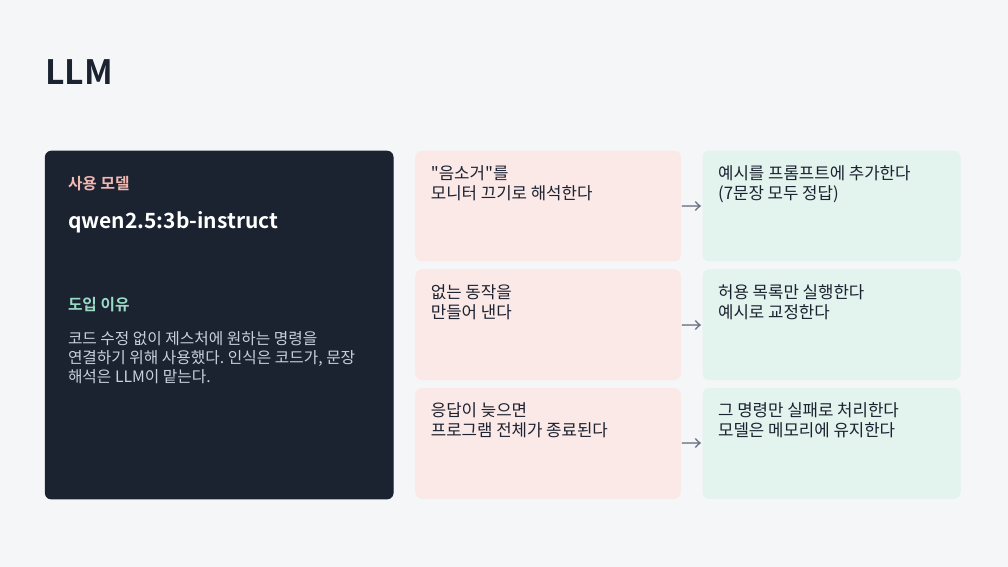
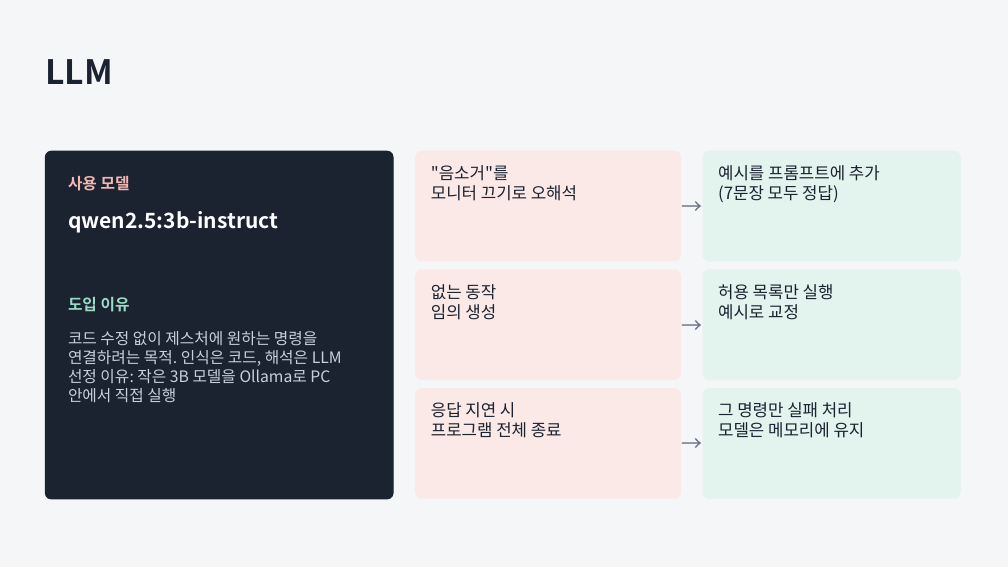
Before and after one commit to JungUH-0/JungPra, a slide deck: slide 7 of pythonpra/myproject/ppt/assistant_process.pptx. Drawn at 1008x567 pixels with LibreOffice and Linux fonts; fonts in the diff are those of the drawing. Boxes give left, top, right and bottom in pixels: in the first picture for what was removed or moved away, otherwise in the second. Text is boxed around its words. In the diff, an @@ line names an element or a change of style, - is before the commit and + after.

```diff
--- a/pythonpra/myproject/ppt/assistant_process.pptx
+++ b/pythonpra/myproject/ppt/assistant_process.pptx
@@ text at [718, 165, 880, 181]: text changed @@
-예시를 프롬프트에 추가한다
+예시를 프롬프트에 추가
@@ text at [431, 185, 577, 201]: text changed @@
-모니터 끄기로 해석한다
+모니터 끄기로 오해석
@@ text at [431, 284, 496, 320]: text changed @@
-없는 동작을
-만들어 낸다
+없는 동작
+임의 생성
@@ text at [718, 284, 834, 320]: text changed @@
-허용 목록만 실행한다
-예시로 교정한다
+허용 목록만 실행
+예시로 교정
@@ text at [68, 331, 342, 403]: text changed @@
-코드 수정 없이 제스처에 원하는 명령을 연결하기 위해 사용했다. 인식은 코드가, 문장 해석은 LLM이 맡는다.
+코드 수정 없이 제스처에 원하는 명령을 연결하려는 목적. 인식은 코드, 해석은 LLM
+선정 이유: 작은 3B 모델을 Ollama로 PC 안에서 직접 실행
@@ text at [431, 402, 562, 438]: text changed @@
-응답이 늦으면
-프로그램 전체가 종료된다
+응답 지연 시
+프로그램 전체 종료
@@ text at [718, 402, 865, 438]: text changed @@
-그 명령만 실패로 처리한다
-모델은 메모리에 유지한다
+그 명령만 실패 처리
+모델은 메모리에 유지
```
Also in this commit, not shown: 11 other slides changed, 5 other files.
